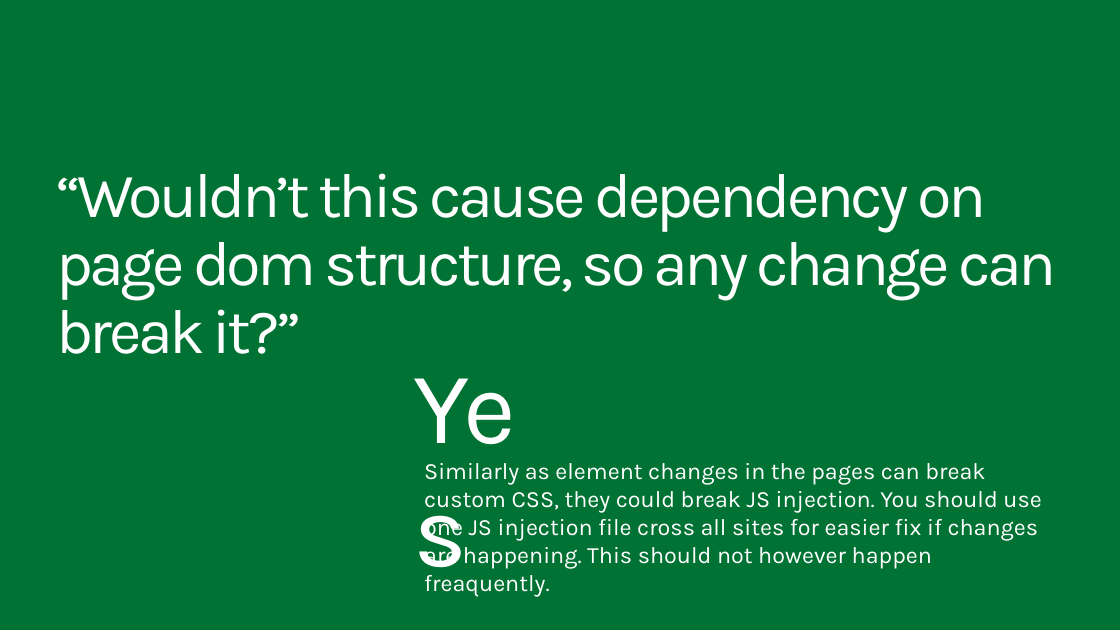
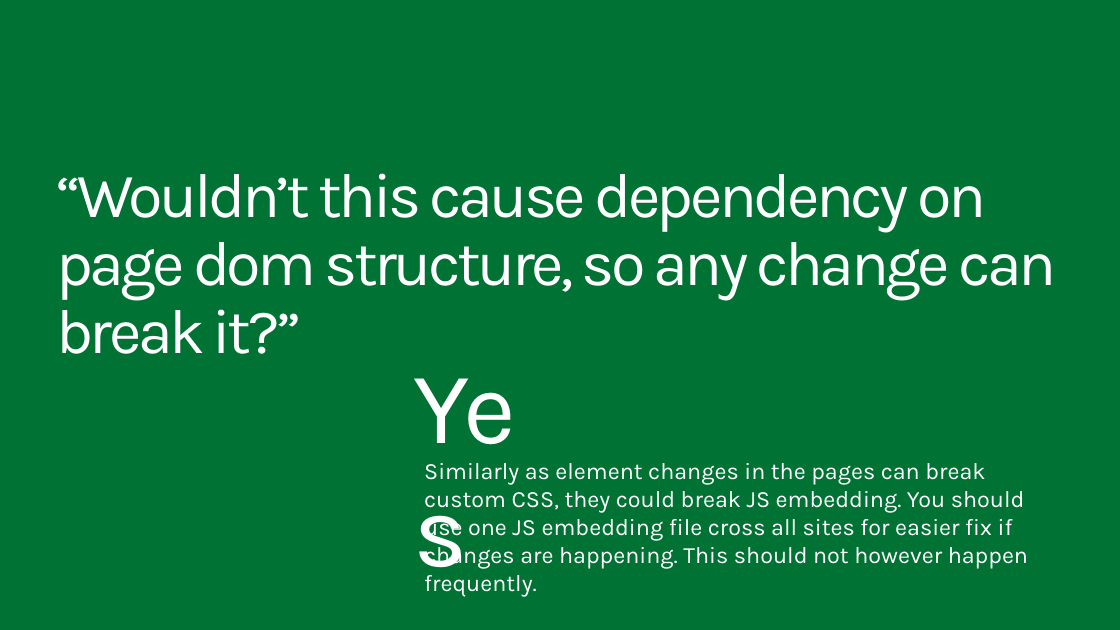
Before and after one commit to fabbbiob/TrainingContent, a slide deck: slide 15 of O3658/02 Managing site settings using app model/2_SiteManagement.pptx. Drawn at 1120x630 pixels with LibreOffice and Linux fonts; fonts in the diff are those of the drawing; background and template pictures are left out. Boxes give left, top, right and bottom in pixels: in the first picture for what was removed or moved away, otherwise in the second. Text is boxed around its words. In the diff, an @@ line names an element or a change of style, - is before the commit and + after.

Commit message:
Lab fixes, updates on decks and readme files on the JS embedding naming change

```diff
--- a/O3658/02 Managing site settings using app model/2_SiteManagement.pptx
+++ b/O3658/02 Managing site settings using app model/2_SiteManagement.pptx
@@ text at [424, 463, 1028, 569]: text changed @@
-Similarly as element changes in the pages can break custom CSS, they could break JS injection. You should use one JS injection file cross all sites for easier fix if changes are happening. This should not however happen freaquently.
+Similarly as element changes in the pages can break custom CSS, they could break JS embedding. You should use one JS embedding file cross all sites for easier fix if changes are happening. This should not however happen frequently.
```
Also in this commit, not shown: 8 other slides changed, 4 other files.
